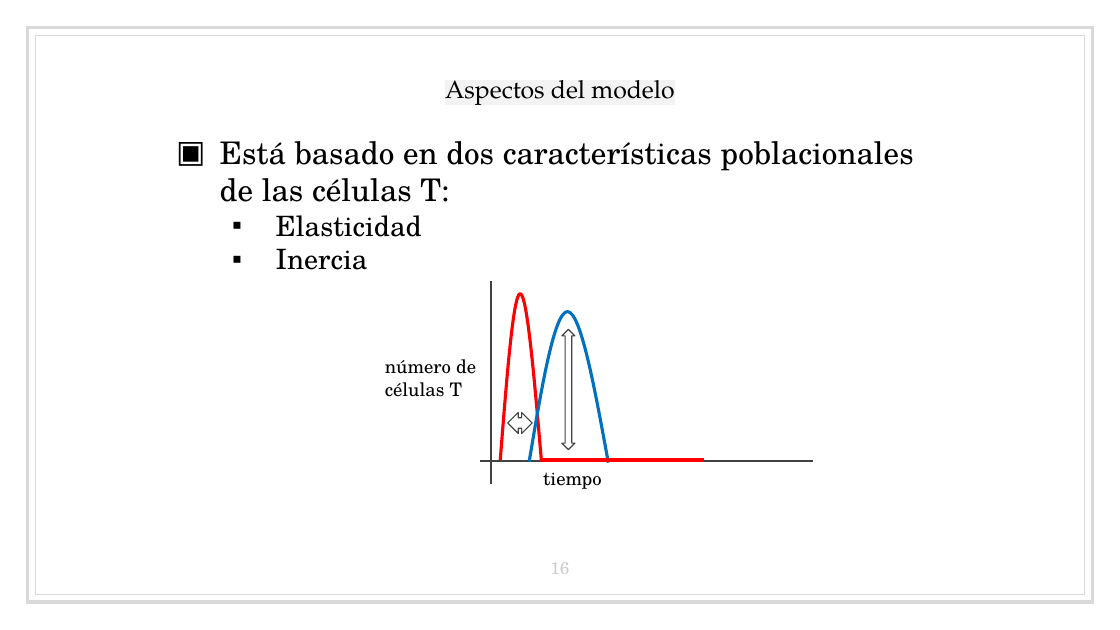
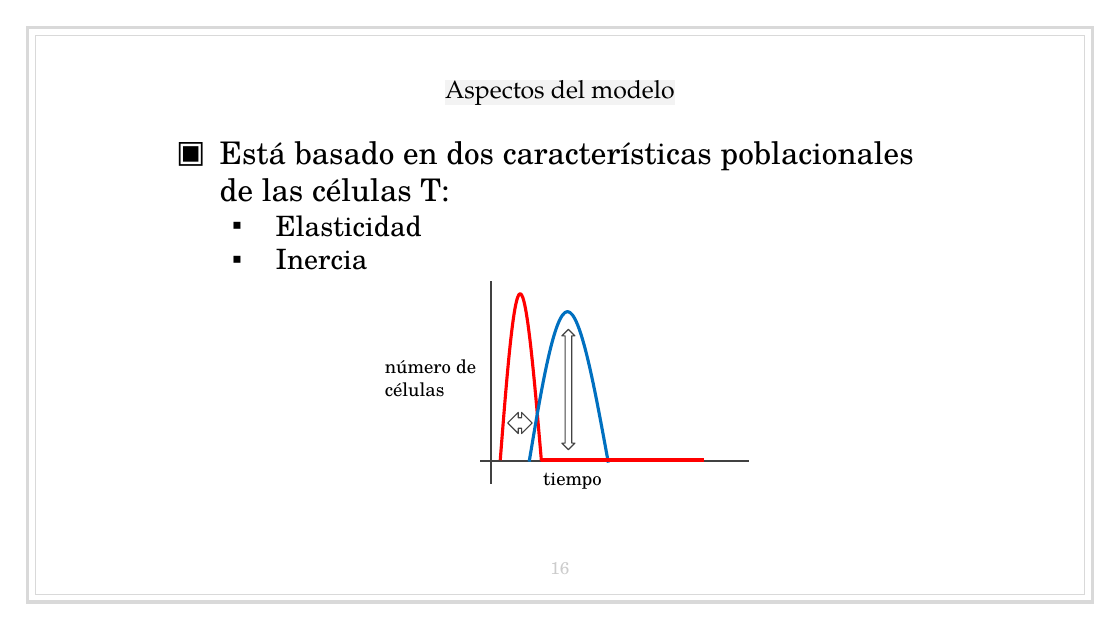
Before and after one commit to bserranoanton/TFG-mates, a slide deck: slide 16 of Defensa/transparenciasDefensa.pptx. Drawn at 1120x630 pixels with LibreOffice and Linux fonts; fonts in the diff are those of the drawing. Boxes give left, top, right and bottom in pixels: in the first picture for what was removed or moved away, otherwise in the second. Text is boxed around its words. In the diff, an @@ line names an element or a change of style, - is before the commit and + after.

```diff
--- a/Defensa/transparenciasDefensa.pptx
+++ b/Defensa/transparenciasDefensa.pptx
@@ text at [385, 359, 476, 397]: text changed @@
-número de células T
+número de células
@@ line moved from (813, 461) - (479, 461) to (749, 461) - (479, 461) @@
```
Also in this commit, not shown: 2 other slides changed.
